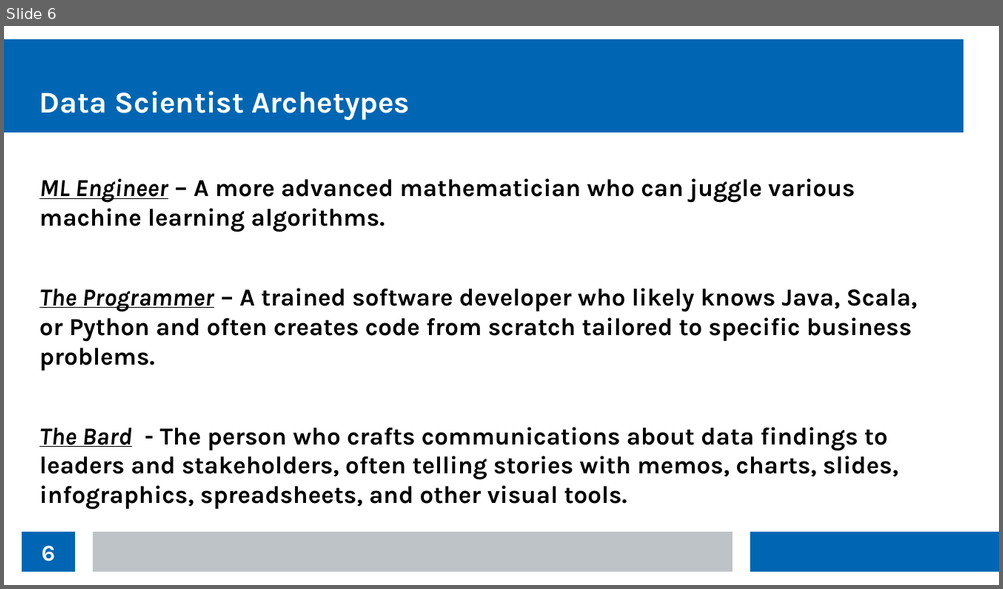
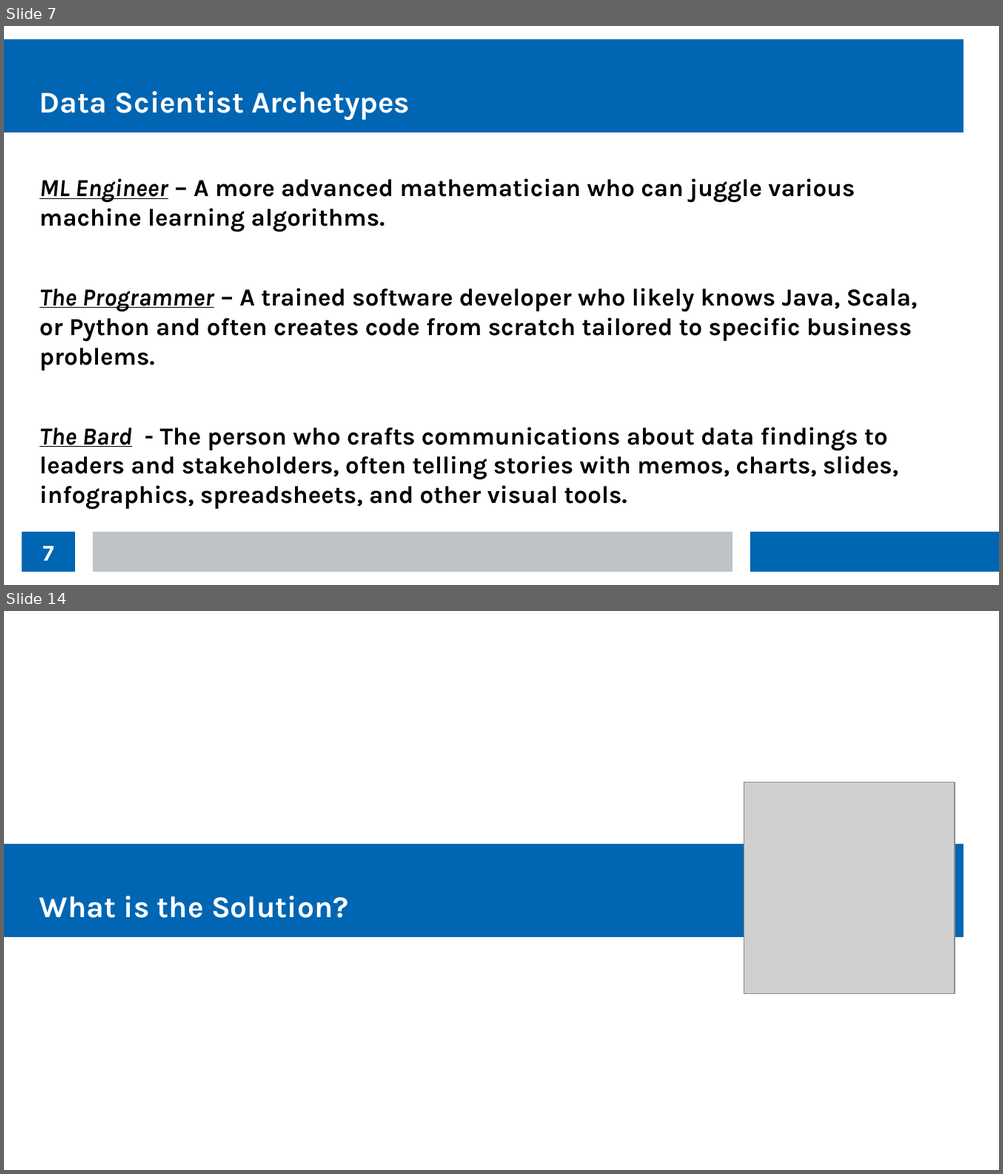
Before and after one commit to thomasnield/kotlin_data_science_talk_ChicagoJUG, a slide deck: kotlin_data_science_talk_chijug_slides.odp. Shown one above the other, each under a label of ours: slide 6 before the commit, slides 7 and 14 after it; the slides between them are not shown. The pictures are 1003x589 and 1003x1174 pixels, drawn with LibreOffice and Linux fonts; fonts in the diff are those of the drawing; grey boxes stand for pictures. Boxes give left, top, right and bottom in pixels: in the first picture for what was removed or moved away, otherwise in the second. Text is boxed around its words. In the diff, an @@ line names an element or a change of style, - is before the commit and + after.

```diff
--- a/kotlin_data_science_talk_chijug_slides.odp
+++ b/kotlin_data_science_talk_chijug_slides.odp
@@ slide 14 added at box(4, 611, 999, 1170), background #FFFFFF @@
@@ picture added at box(744, 783, 954, 994) @@
@@ rectangle added at box(4, 844, 963, 937), fill #0066B3 @@
@@ title added at box(40, 896, 348, 918), 24 pt, text #FFFFFF, bold @@
+What is the Solution?
@@ what was slide 6 is now slide 7 @@
@@ page number at box(42, 546, 54, 561): text changed @@
-6
+7
```
Also in this commit, not shown: 9 other slides added.
